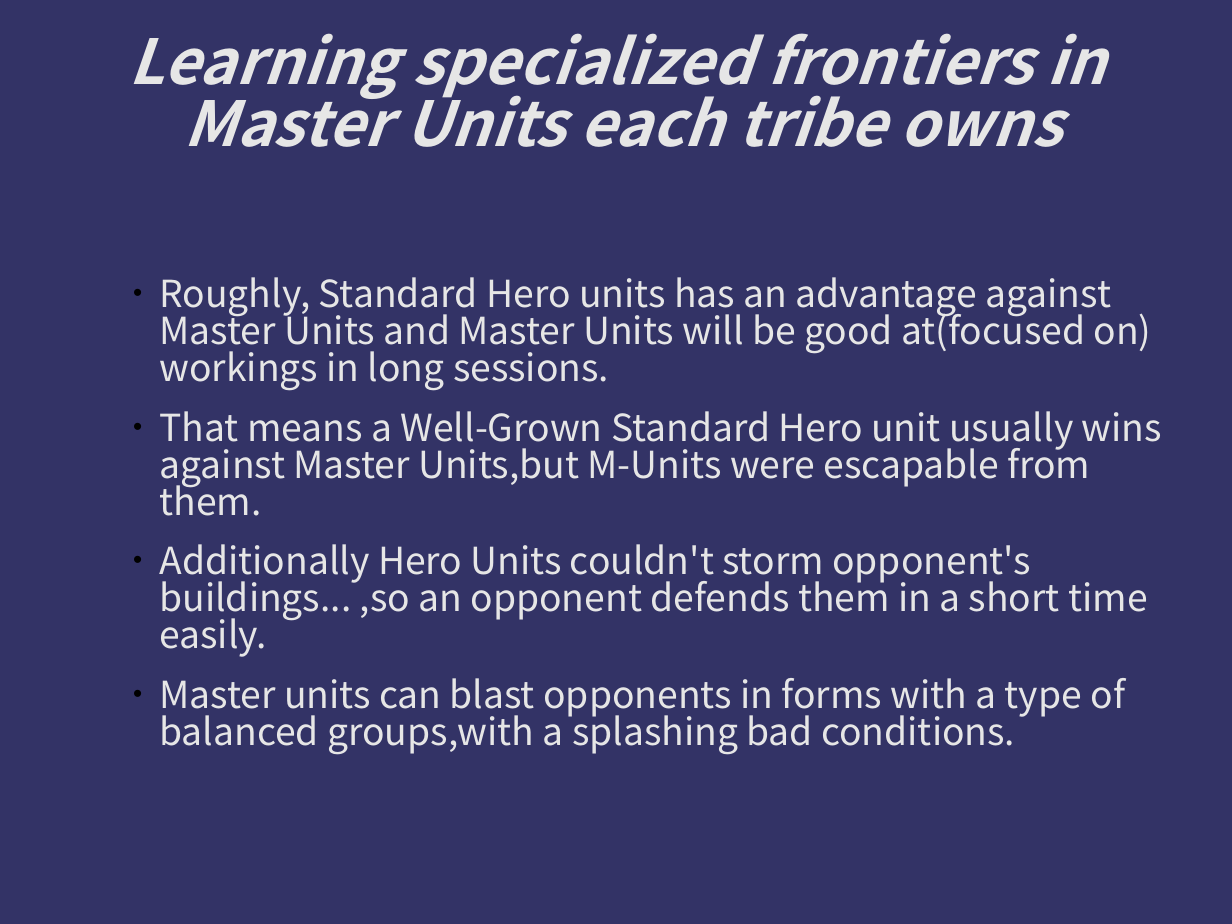
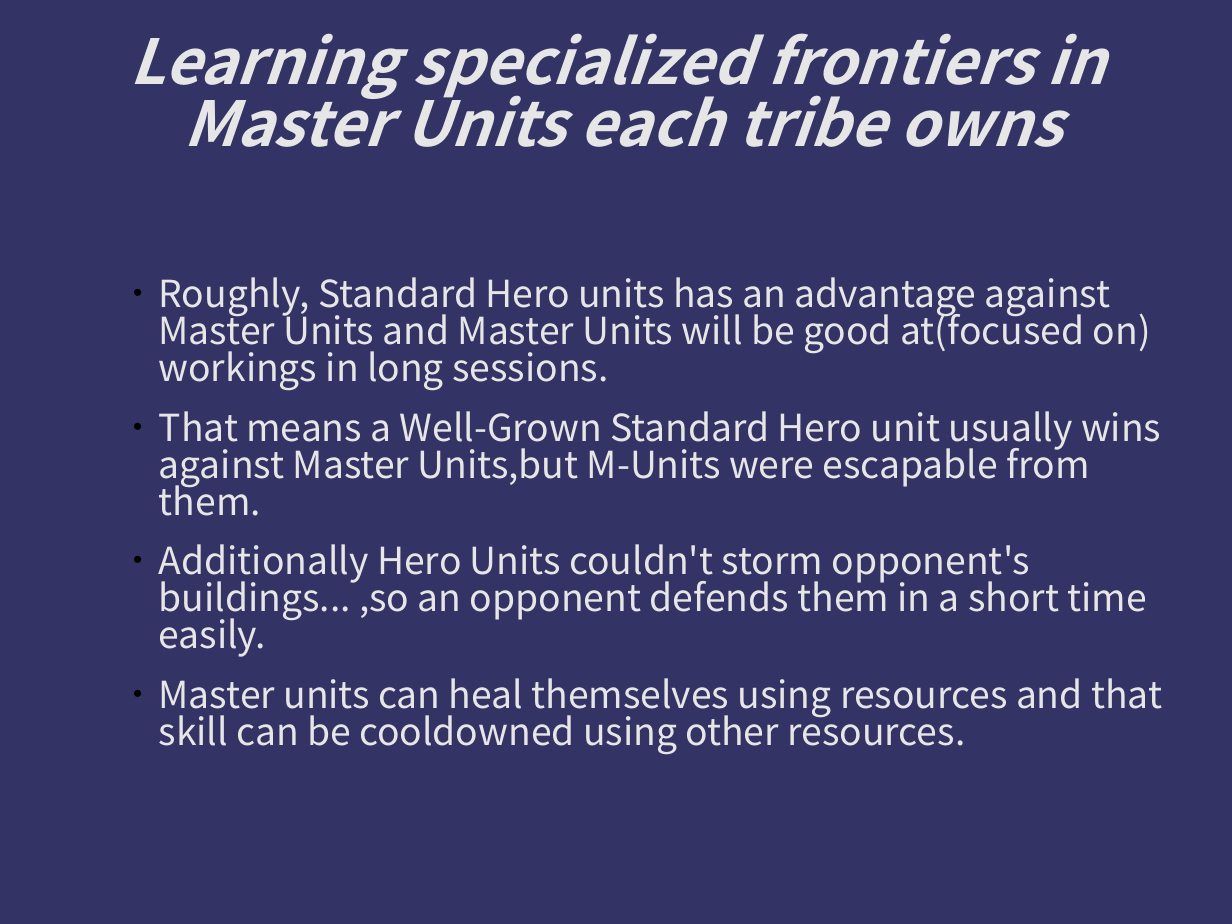
Before and after one commit to kotorize/kotorize, a slide deck: slide 6 of Manuals.ppt. Drawn at 1232x924 pixels with LibreOffice and Linux fonts; fonts in the diff are those of the drawing; background and template pictures are left out. Boxes give left, top, right and bottom in pixels: in the first picture for what was removed or moved away, otherwise in the second. Text is boxed around its words. In the diff, an @@ line names an element or a change of style, - is before the commit and + after.

```diff
--- a/Manuals.ppt
+++ b/Manuals.ppt
@@ text at (x1=159, y1=678, x2=1162, y2=755): text changed @@
-• Master units can blast opponents in forms with a type of balanced groups,with a splashing bad conditions.
+• Master units can heal themselves using resources and that skill can be cooldowned using other resources.
```
Also in this commit, not shown: 6 other slides changed.
